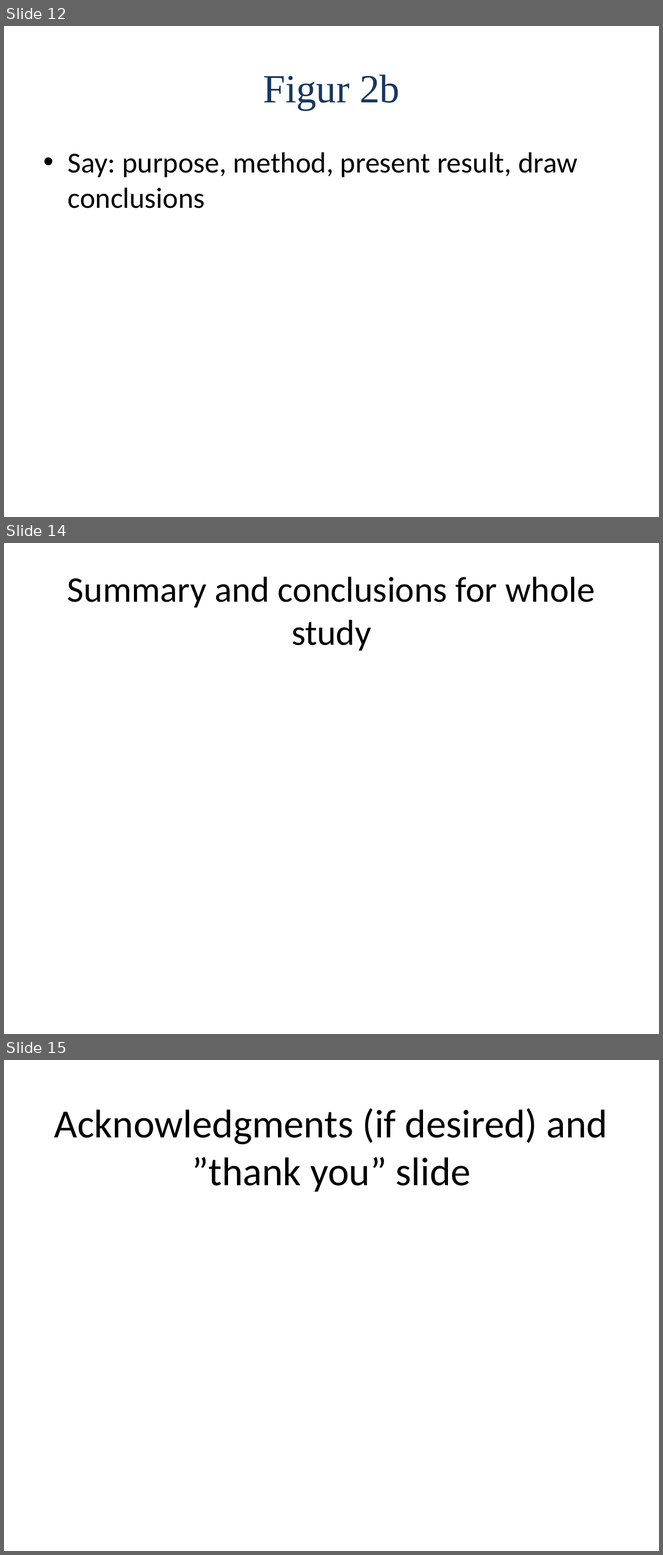
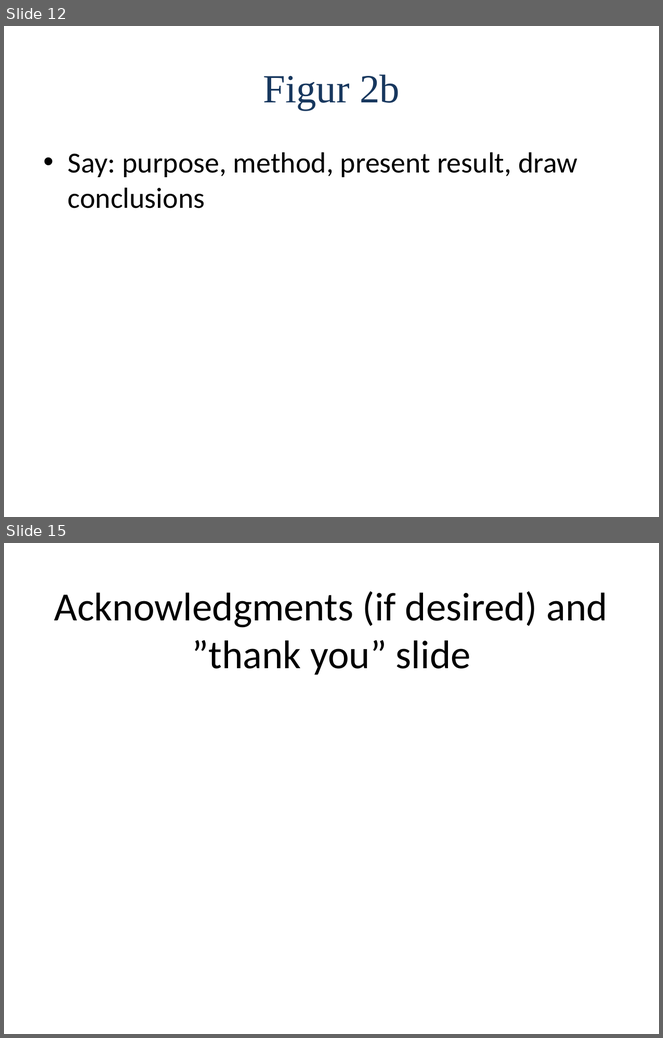
Before and after one commit to OliviaImner/thesis_document, a slide deck: Thesis/Presentation.pptx. Shown one above the other, each under a label of ours: slides 12, 14 and 15 before the commit, slides 12 and 15 after it; the slides between them are not shown. The pictures are 663x1555 and 663x1038 pixels, drawn with LibreOffice and Linux fonts; fonts in the diff are those of the drawing. Boxes give left, top, right and bottom in pixels: in the first picture for what was removed or moved away, otherwise in the second. Text is boxed around its words. In the diff, an @@ line names an element or a change of style, - is before the commit and + after.

```diff
--- a/Thesis/Presentation.pptx
+++ b/Thesis/Presentation.pptx
@@ slide 14 removed at <box>4,543,659,1034</box>, background #FFFFFF @@
@@ title removed at <box>67,577,595,651</box> @@
-Summary and conclusions for whole study
```
Also in this commit, not shown: 6 slides changed, 5 slides added, 4 other slides removed.
